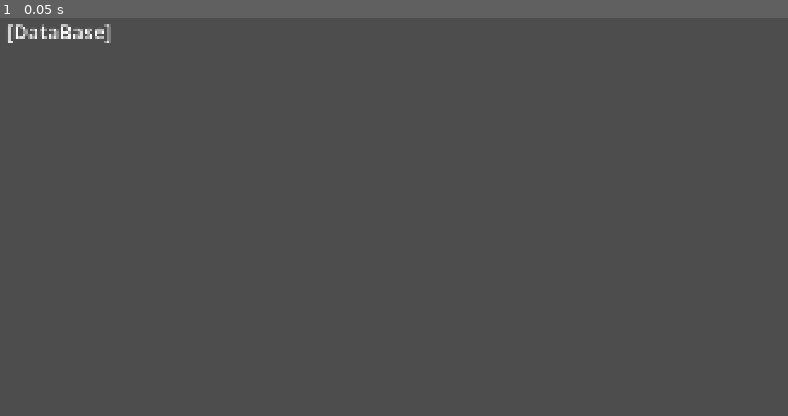
Above: before the commit, frame 1.
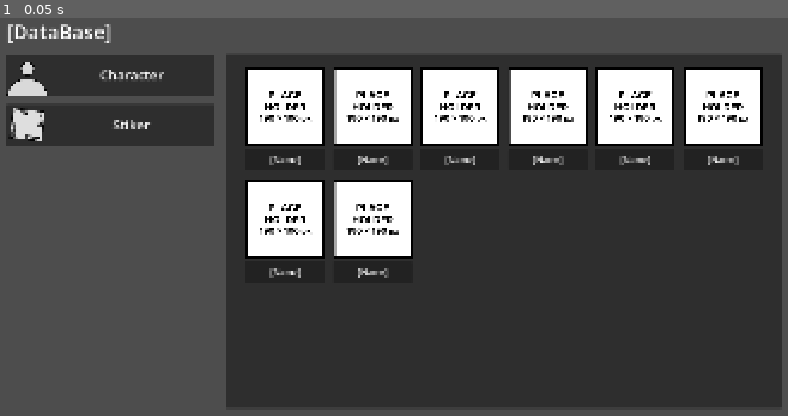
Above: after the commit, the same moment.

Repository: EZ1712/Database-Item-Godot-4.6
Game: Godot game, scene res://scene/menu_and_preview/menu_and_preview.tscn
The game is run twice, just before and just after one commit, with the same random seed, the same clock (stepped at 60 frames per second) and the same inputs. The project has no main scene, so this scene is started directly.
Inputs:
- Up to frame 1 (0.05 s): no input

The runs differ from the first frame. In frame 1, 67% of the frame differs, in the area x 0-100%, y 9-98%.

Commit message:
add custom signal

Diff:
--- a/scene/component/button_menu_flat/button_menu_flat.gd
+++ b/scene/component/button_menu_flat/button_menu_flat.gd
@@ -1,4 +1,10 @@
 extends Control
 
-func menu_data(name):
-	$Button/Label.text = str(name)
+signal menu_pressed
+
+func menu_data(name, image):
+	$Button/Name.text = str(name)
+	$Button/Image.texture = image
+func _on_button_pressed() -> void:
+	menu_pressed.emit()
+	pass # Replace with function body.
--- a/scene/component/button_menu_flat/button_menu_flat.tscn
+++ b/scene/component/button_menu_flat/button_menu_flat.tscn
@@ -4,6 +4,7 @@
 [ext_resource type="Texture2D" uid="uid://crkflbkkgyhuj" path="res://asset_sementaera/Place holder.png" id="1_bien1"]
 
 [node name="ButtonMenuFlat" type="Control" unique_id=1893554301]
+custom_minimum_size = Vector2(500, 100)
 layout_mode = 3
 anchors_preset = 15
 anchor_right = 1.0
@@ -18,7 +19,7 @@
 offset_bottom = 100.0
 theme_override_font_sizes/font_size = 32
 
-[node name="TextureRect" type="TextureRect" parent="Button" unique_id=889804112]
+[node name="Image" type="TextureRect" parent="Button" unique_id=889804112]
 layout_mode = 1
 anchors_preset = 4
 anchor_top = 0.5
@@ -29,7 +30,7 @@
 grow_vertical = 2
 texture = ExtResource("1_bien1")
 
-[node name="Label" type="Label" parent="Button" unique_id=635059051]
+[node name="Name" type="Label" parent="Button" unique_id=635059051]
 layout_mode = 1
 anchors_preset = 6
 anchor_left = 1.0
@@ -45,3 +46,5 @@
 text = "[BUTTON MENU]"
 horizontal_alignment = 1
 vertical_alignment = 1
+
+[connection signal="pressed" from="Button" to="." method="_on_button_pressed"]
--- /dev/null
+++ b/scene/component/button_preview/button_preview.gd
@@ -0,0 +1,8 @@
+extends Control
+
+signal preview_pressed
+
+var id = null
+
+func preview_data():
+	pass
--- /dev/null
+++ b/scene/component/button_preview/button_preview.tscn
@@ -0,0 +1,47 @@
+[gd_scene format=3 uid="uid://bphgityydx8gj"]
+
+[ext_resource type="Texture2D" uid="uid://mj7rsu2xy55m" path="res://asset_sementaera/Place Holder 190.png" id="1_e80xs"]
+[ext_resource type="Script" uid="uid://bgxjlnegk5o8h" path="res://scene/component/button_preview/button_preview.gd" id="1_ma63y"]
+
+[node name="ButtonPreview" type="Control" unique_id=2031525819]
+custom_minimum_size = Vector2(190, 250)
+layout_mode = 3
+anchors_preset = 15
+anchor_right = 1.0
+anchor_bottom = 1.0
+grow_horizontal = 2
+grow_vertical = 2
+script = ExtResource("1_ma63y")
+
+[node name="Button" type="Button" parent="." unique_id=474646593]
+layout_mode = 0
+offset_right = 190.0
+offset_bottom = 190.0
+text = "button"
+
+[node name="TextureRect" type="TextureRect" parent="Button" unique_id=1783853651]
+layout_mode = 0
+offset_right = 190.0
+offset_bottom = 190.0
+texture = ExtResource("1_e80xs")
+
+[node name="PanelContainer" type="PanelContainer" parent="Button" unique_id=1822490792]
+layout_mode = 1
+anchors_preset = 7
+anchor_left = 0.5
+anchor_top = 1.0
+anchor_right = 0.5
+anchor_bottom = 1.0
+offset_left = -95.0
+offset_top = 8.0
+offset_right = 95.0
+offset_bottom = 58.0
+grow_horizontal = 2
+grow_vertical = 0
+
+[node name="Label" type="Label" parent="Button/PanelContainer" unique_id=402061580]
+layout_mode = 2
+theme_override_font_sizes/font_size = 20
+text = "[Name]"
+horizontal_alignment = 1
+vertical_alignment = 1
--- /dev/null
+++ b/scene/menu_and_preview/menu_and_preview.gd
@@ -0,0 +1,29 @@
+extends Control
+
+
+var menu_template : PackedScene = load("res://scene/component/button_menu_flat/button_menu_flat.tscn")
+
+@onready var menu_list: VBoxContainer = $MenuList/VBoxContainer
+
+var menu : Dictionary = {
+	1 : {"name" : "Character", "icon" : load("res://asset_sementaera/character.png"), "database" : "character"},
+	2 : {"name" : "Stiker", "icon" : load("res://asset_sementaera/stiker.png"), "database" : "stiker"}
+}
+
+func _ready() -> void:
+	menu_display()
+
+func menu_display():
+	for id in menu:
+		var data = menu[id]
+
+		var menu_button = menu_template.instantiate()
+		menu_button.menu_data(data["name"] ,data["icon"])
+
+		menu_button.menu_pressed.connect(func(): preview_display(data["database"]))
+
+		menu_list.add_child(menu_button)
+
+func preview_display(database):
+	print(database)
+	pass
--- a/scene/menu_and_preview/menu_and_preview.tscn
+++ b/scene/menu_and_preview/menu_and_preview.tscn
@@ -1,4 +1,8 @@
 [gd_scene format=3 uid="uid://dmhuvbeoyjw7g"]
+
+[ext_resource type="PackedScene" uid="uid://6u56fmymxjfc" path="res://scene/component/button_menu_flat/button_menu_flat.tscn" id="1_11whm"]
+[ext_resource type="Script" uid="uid://bvwg7soshubp1" path="res://scene/menu_and_preview/menu_and_preview.gd" id="1_wldhc"]
+[ext_resource type="PackedScene" uid="uid://bphgityydx8gj" path="res://scene/component/button_preview/button_preview.tscn" id="3_arsn6"]
 
 [node name="MenuAndPreview" type="Control" unique_id=2043511403]
 layout_mode = 3
@@ -7,6 +11,7 @@
 anchor_bottom = 1.0
 grow_horizontal = 2
 grow_vertical = 2
+script = ExtResource("1_wldhc")
 
 [node name="Label" type="Label" parent="." unique_id=1313044148]
 layout_mode = 0
@@ -16,3 +21,99 @@
 offset_bottom = 97.0
 theme_override_font_sizes/font_size = 48
 text = "[DataBase]"
+
+[node name="MenuListTest" type="Control" parent="." unique_id=2081045047]
+visible = false
+anchors_preset = 0
+offset_left = 69.0
+offset_top = 173.0
+offset_right = 495.0
+offset_bottom = 610.0
+
+[node name="ScrollContainer" type="ScrollContainer" parent="MenuListTest" unique_id=583636555]
+layout_mode = 1
+offset_right = 503.0
+offset_bottom = 381.0
+
+[node name="VBoxContainer" type="VBoxContainer" parent="MenuListTest/ScrollContainer" unique_id=997642600]
+layout_mode = 2
+
+[node name="ButtonMenuFlat" parent="MenuListTest/ScrollContainer/VBoxContainer" unique_id=1893554301 instance=ExtResource("1_11whm")]
+layout_mode = 2
+
+[node name="ButtonMenuFlat2" parent="MenuListTest/ScrollContainer/VBoxContainer" unique_id=540408193 instance=ExtResource("1_11whm")]
+layout_mode = 2
+
+[node name="MenuList" type="ScrollContainer" parent="." unique_id=778515691]
+layout_mode = 1
+offset_left = 30.0
+offset_top = 118.0
+offset_right = 530.0
+offset_bottom = 1049.0
+
+[node name="VBoxContainer" type="VBoxContainer" parent="MenuList" unique_id=1432130912]
+layout_mode = 2
+theme_override_constants/separation = 20
+
+[node name="ButtonMenuFlat" parent="MenuList/VBoxContainer" unique_id=1855473649 instance=ExtResource("1_11whm")]
+visible = false
+layout_mode = 2
+
+[node name="ButtonMenuFlat2" parent="MenuList/VBoxContainer" unique_id=774323138 instance=ExtResource("1_11whm")]
+visible = false
+layout_mode = 2
+
+[node name="ButtonMenuFlat3" parent="MenuList/VBoxContainer" unique_id=1458612636 instance=ExtResource("1_11whm")]
+visible = false
+layout_mode = 2
+
+[node name="PreviewList" type="Panel" parent="." unique_id=1841194705]
+layout_mode = 1
+offset_left = 558.0
+offset_top = 118.0
+offset_right = 1890.0
+offset_bottom = 968.0
+
+[node name="ScrollContainer" type="ScrollContainer" parent="PreviewList" unique_id=382281494]
+layout_mode = 1
+anchors_preset = 8
+anchor_left = 0.5
+anchor_top = 0.5
+anchor_right = 0.5
+anchor_bottom = 0.5
+offset_left = -620.0
+offset_top = -395.0
+offset_right = 620.0
+offset_bottom = 395.0
+grow_horizontal = 2
+grow_vertical = 2
+
+[node name="GridContainer" type="GridContainer" parent="PreviewList/ScrollContainer" unique_id=1155227879]
+layout_mode = 2
+theme_override_constants/h_separation = 20
+theme_override_constants/v_separation = 20
+columns = 6
+
+[node name="ButtonPreview" parent="PreviewList/ScrollContainer/GridContainer" unique_id=2031525819 instance=ExtResource("3_arsn6")]
+layout_mode = 2
+
+[node name="ButtonPreview2" parent="PreviewList/ScrollContainer/GridContainer" unique_id=1191045510 instance=ExtResource("3_arsn6")]
+layout_mode = 2
+
+[node name="ButtonPreview3" parent="PreviewList/ScrollContainer/GridContainer" unique_id=123353392 instance=ExtResource("3_arsn6")]
+layout_mode = 2
+
+[node name="ButtonPreview4" parent="PreviewList/ScrollContainer/GridContainer" unique_id=318305826 instance=ExtResource("3_arsn6")]
+layout_mode = 2
+
+[node name="ButtonPreview5" parent="PreviewList/ScrollContainer/GridContainer" unique_id=196626082 instance=ExtResource("3_arsn6")]
+layout_mode = 2
+
+[node name="ButtonPreview6" parent="PreviewList/ScrollContainer/GridContainer" unique_id=1961443557 instance=ExtResource("3_arsn6")]
+layout_mode = 2
+
+[node name="ButtonPreview7" parent="PreviewList/ScrollContainer/GridContainer" unique_id=480356343 instance=ExtResource("3_arsn6")]
+layout_mode = 2
+
+[node name="ButtonPreview8" parent="PreviewList/ScrollContainer/GridContainer" unique_id=1744554459 instance=ExtResource("3_arsn6")]
+layout_mode = 2
Binary file added: asset_sementaera/Place Holder 190.png
Not shown, added: asset_sementaera/Place Holder 190.png.import
Binary file added: asset_sementaera/character.png
Not shown, added: asset_sementaera/character.png.import
Binary file added: asset_sementaera/stiker.png
Not shown, added: asset_sementaera/stiker.png.import
Not shown, added: scene/component/button_preview/button_preview.gd.uid
Not shown, added: scene/menu_and_preview/menu_and_preview.gd.uid
